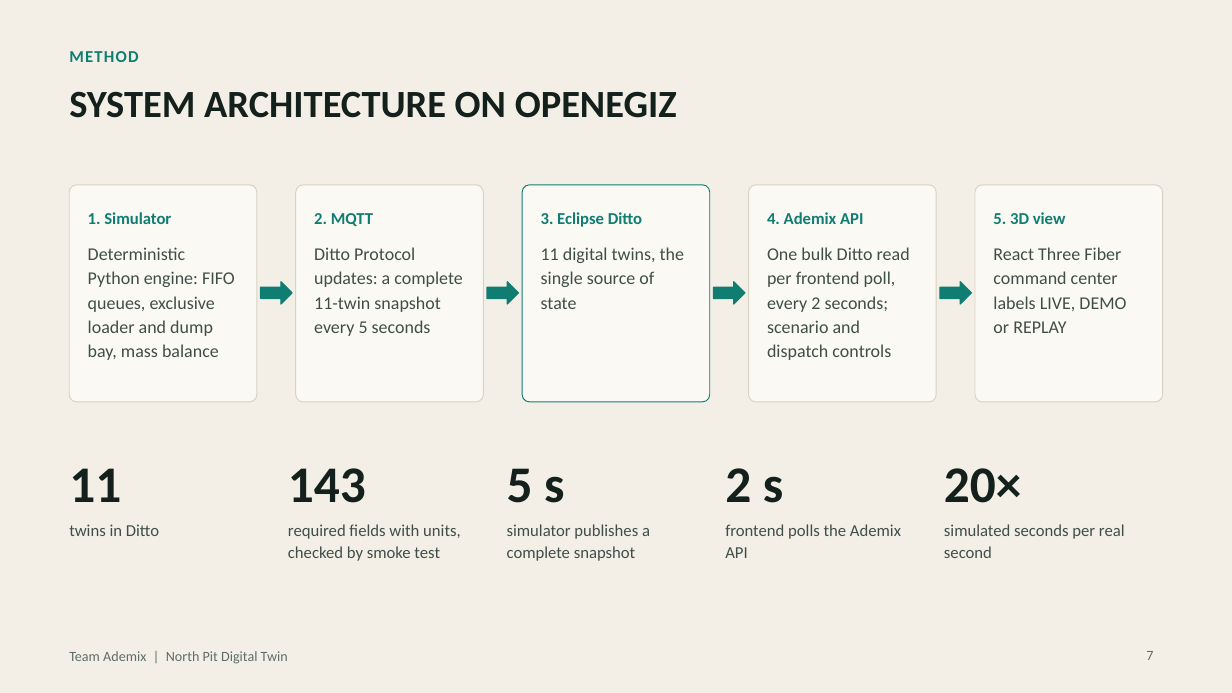
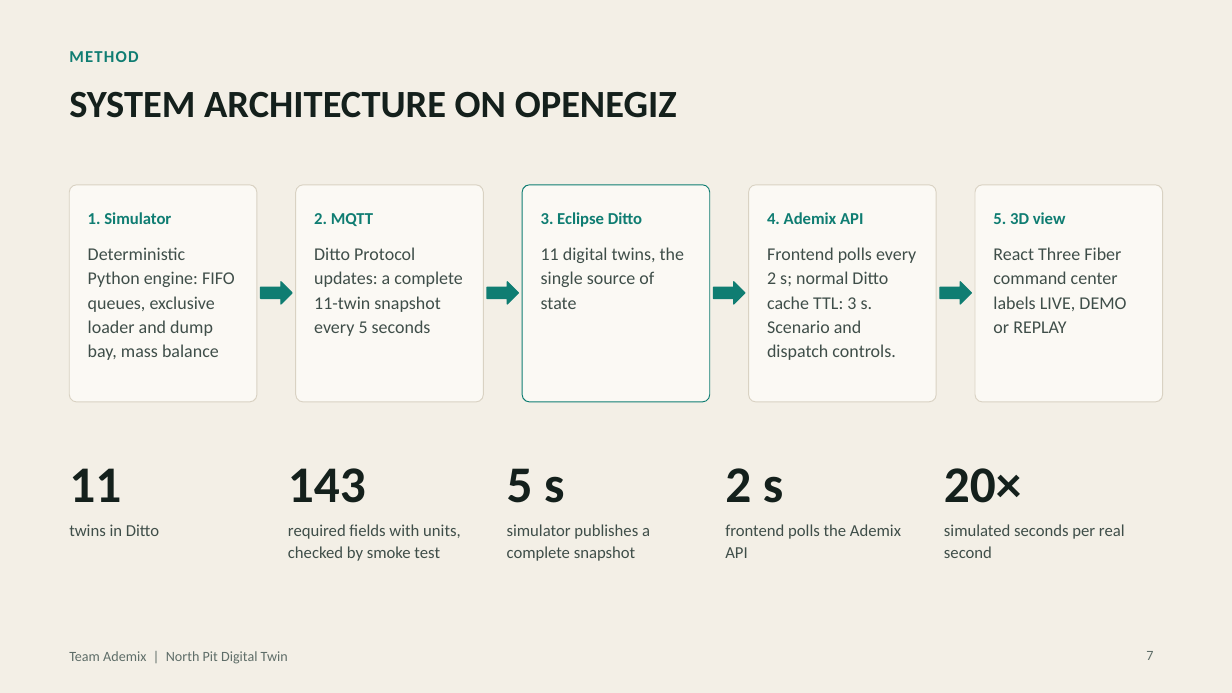
Before and after one commit to ahmadshahyawar/Digital-Mine-on-OpenEgiz, a slide deck: slide 7 of presentation.pptx. Drawn at 1232x693 pixels with LibreOffice and Linux fonts; fonts in the diff are those of the drawing. Boxes give left, top, right and bottom in pixels: in the first picture for what was removed or moved away, otherwise in the second. Text is boxed around its words. In the diff, an @@ line names an element or a change of style, - is before the commit and + after.

Commit message:
Correct presentation API caching description and package metadata

```diff
--- a/presentation.pptx
+++ b/presentation.pptx
@@ text at (767, 247, 916, 360): text changed @@
-One bulk Ditto read per frontend poll, every 2 seconds; scenario and dispatch controls
+Frontend polls every 2 s; normal Ditto cache TTL: 3 s. Scenario and dispatch controls.
```
Also in this commit, not shown: 2 other files.
